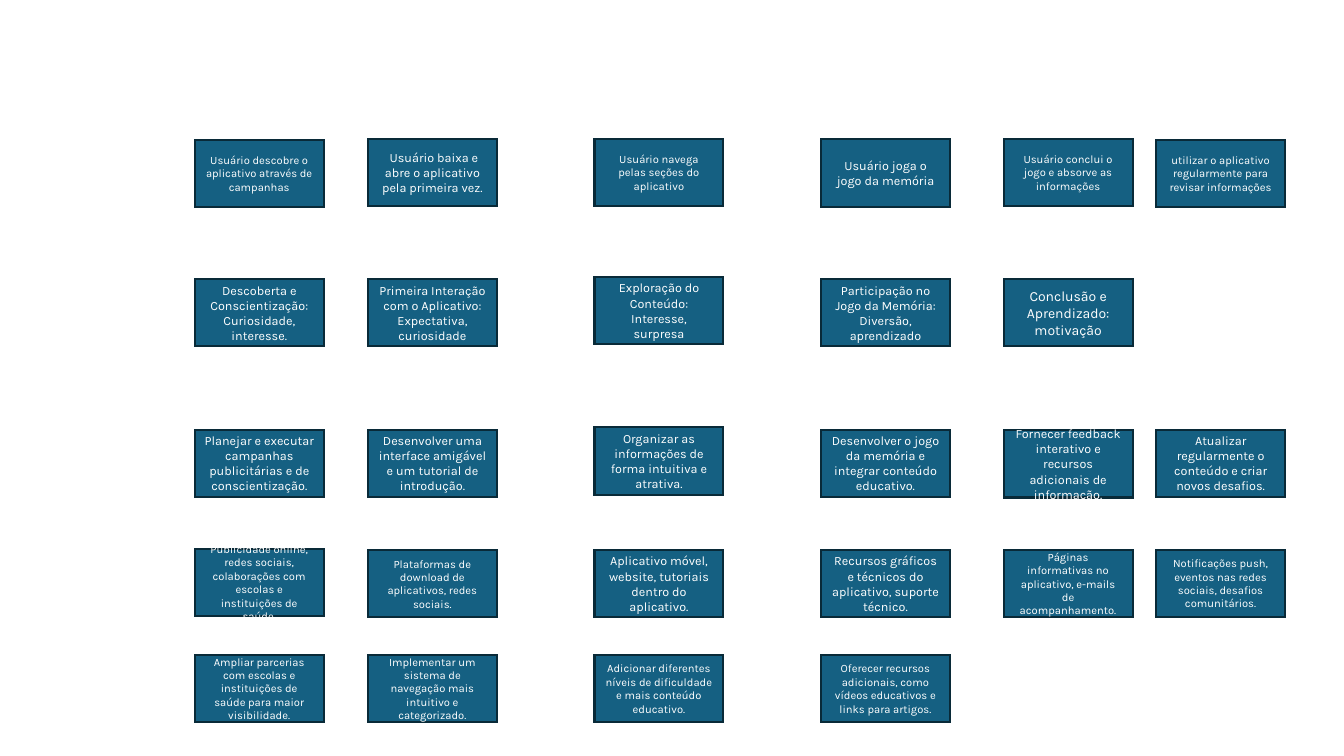
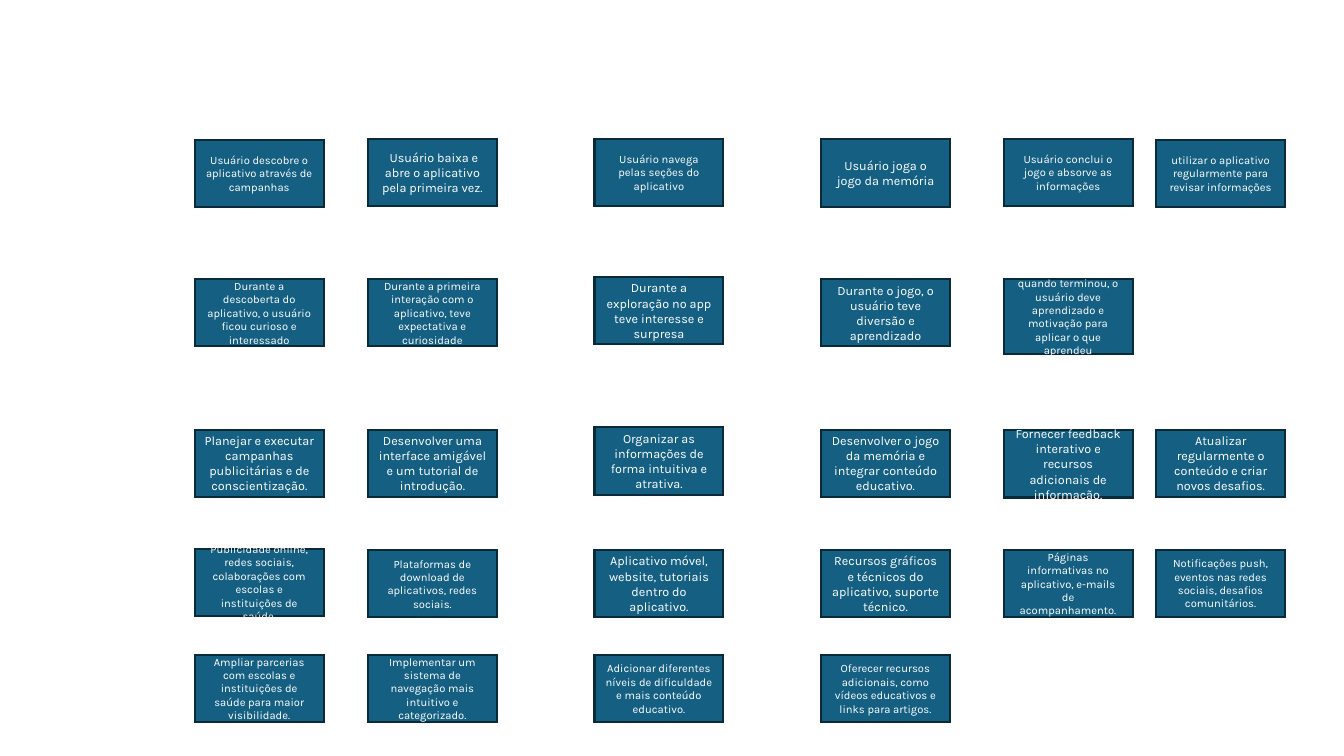
Before and after one commit to UPX4/UPX5-EcoTechiesSoftware-, a slide deck: slide 1 of Documentação/jornada do heroi.pptx. Drawn at 1344x756 pixels with LibreOffice and Linux fonts; fonts in the diff are those of the drawing; background and template pictures are left out. Boxes give left, top, right and bottom in pixels: in the first picture for what was removed or moved away, otherwise in the second. Text is boxed around its words. In the diff, an @@ line names an element or a change of style, - is before the commit and + after.

```diff
--- a/Documentação/jornada do heroi.pptx
+++ b/Documentação/jornada do heroi.pptx
@@ text in rectangle at <box>207,283,311,348</box>: text changed; size 9 to 8 pt @@
-Descoberta e Conscientização: Curiosidade, interesse.
+Durante a descoberta do aplicativo, o usuário ficou curioso e interessado
@@ text in rectangle at <box>384,282,481,348</box>: text changed; size 9 to 8 pt @@
-Primeira Interação com o Aplicativo: Expectativa, curiosidade
+Durante a primeira interação com o aplicativo, teve expectativa e curiosidade
@@ text in rectangle at <box>607,284,712,341</box>: text changed @@
-Exploração do Conteúdo: Interesse, surpresa
+Durante a exploração no app teve interesse e surpresa
@@ text in rectangle at <box>837,286,934,343</box>: text changed @@
-Participação no Jogo da Memória: Diversão, aprendizado
+Durante o jogo, o usuário teve diversão e aprendizado
@@ rectangle "quando terminou, o usuário deve ...": place and size @@
-rectangle "quando terminou, o usuário deve ..." at <box>1004,279,1133,347</box>
+rectangle "quando terminou, o usuário deve ..." at <box>1004,279,1133,355</box>
@@ text in rectangle at <box>1018,277,1118,358</box>: text changed; size 10 to 8 pt @@
-Conclusão e Aprendizado: motivação
+quando terminou, o usuário deve aprendizado e motivação para aplicar o que aprendeu
```
Also in this commit, not shown: 4 other files.
